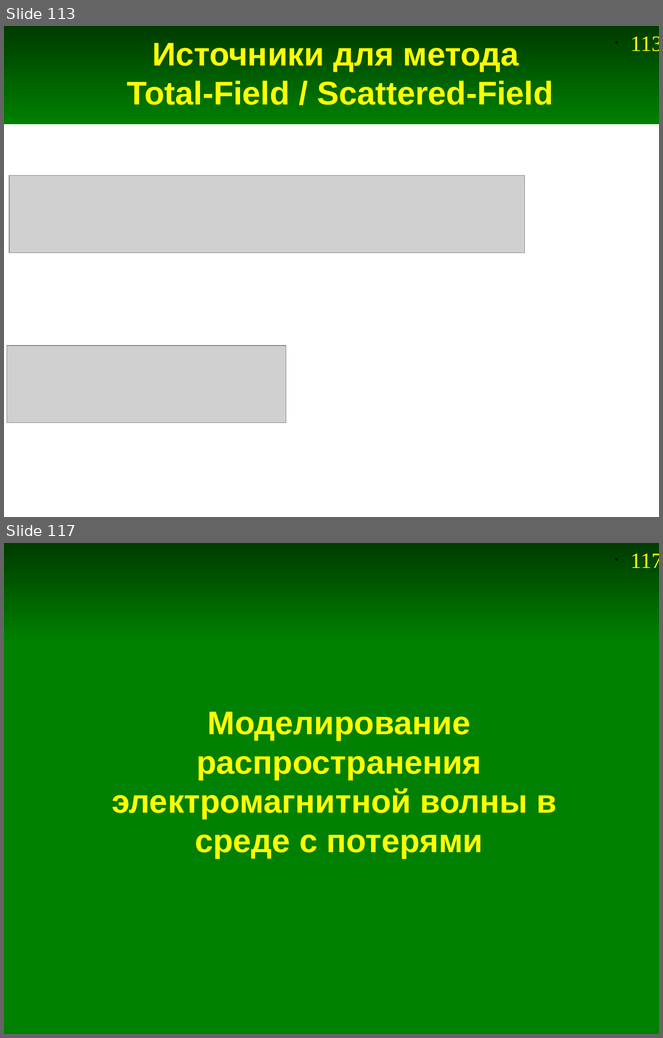
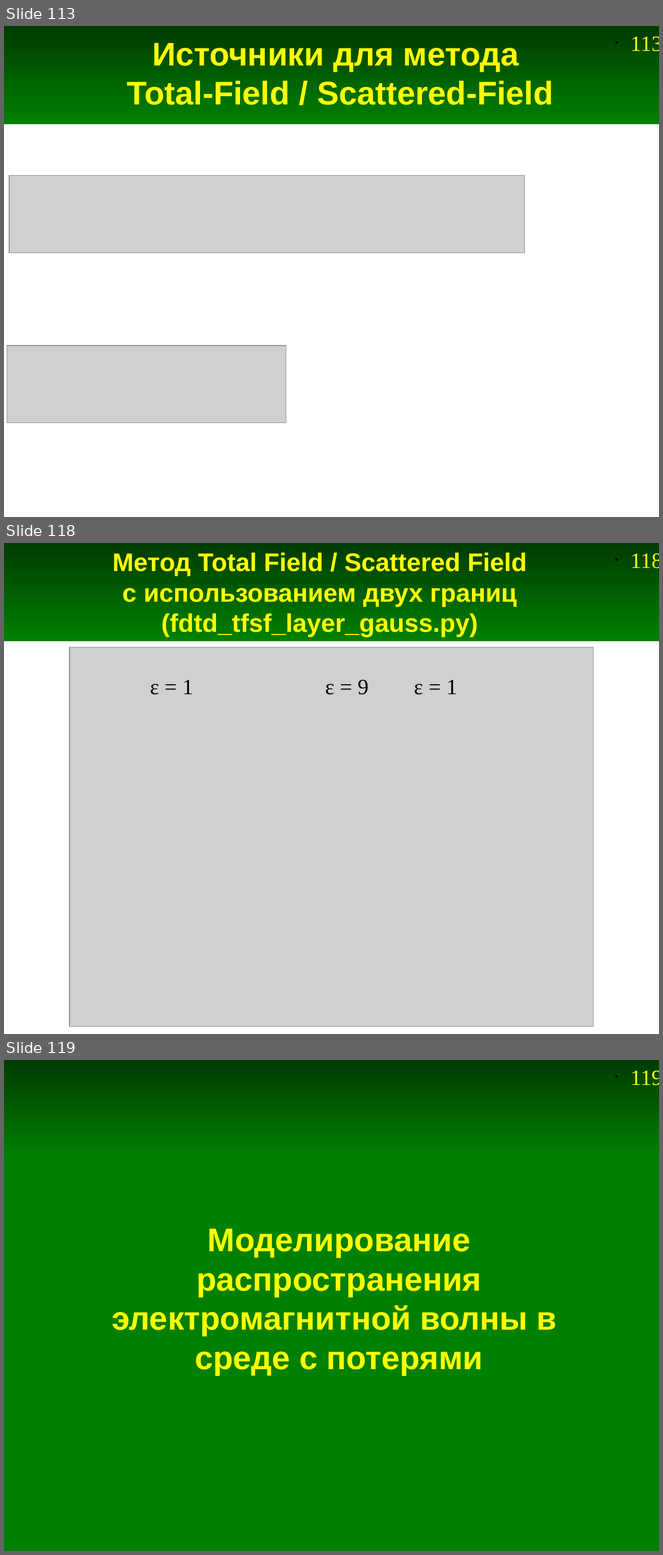
Before and after one commit to andris0147sv/modelling, a slide deck: presentations/2. FDTD.odp. Shown one above the other, each under a label of ours: slides 113 and 117 before the commit, slides 113, 118 and 119 after it; the slides between them are not shown. The pictures are 663x1038 and 663x1555 pixels, drawn with LibreOffice and Linux fonts; fonts in the diff are those of the drawing; grey boxes stand for pictures. Boxes give left, top, right and bottom in pixels: in the first picture for what was removed or moved away, otherwise in the second. Text is boxed around its words. In the diff, an @@ line names an element or a change of style, - is before the commit and + after.

```diff
--- a/presentations/2. FDTD.odp
+++ b/presentations/2. FDTD.odp
@@ slide 118 added at (4,543,659,1034), background #FFFFFF; not listed: 2 template elements that a slide beside it also shows @@
@@ title added at (113,552,527,638), 28 pt, text #FFFF00, bold @@
+Метод Total Field / Scattered Field
+с использованием двух границ
+(fdtd_tfsf_layer_gauss.py)
@@ picture added at (70,647,594,1027) @@
@@ text added at (150,680,193,695), 24 pt, text #000000 @@
+ε = 1
@@ text added at (325,680,369,695), 24 pt, text #000000 @@
+ε = 9
@@ text added at (414,680,457,695), 24 pt, text #000000 @@
+ε = 1
@@ what was slide 117 is now slide 119 @@
@@ page number at (631,1070,659,1085): text changed @@
-• 117
+• 119
```
Also in this commit, not shown: 4 slides changed, 4 other slides added, 3 slides removed, 11 other files.
